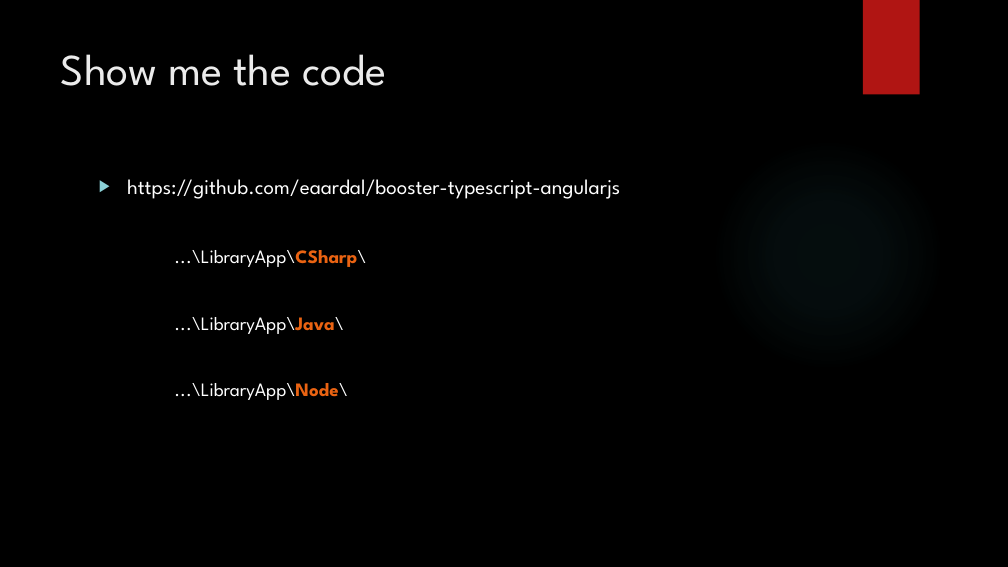
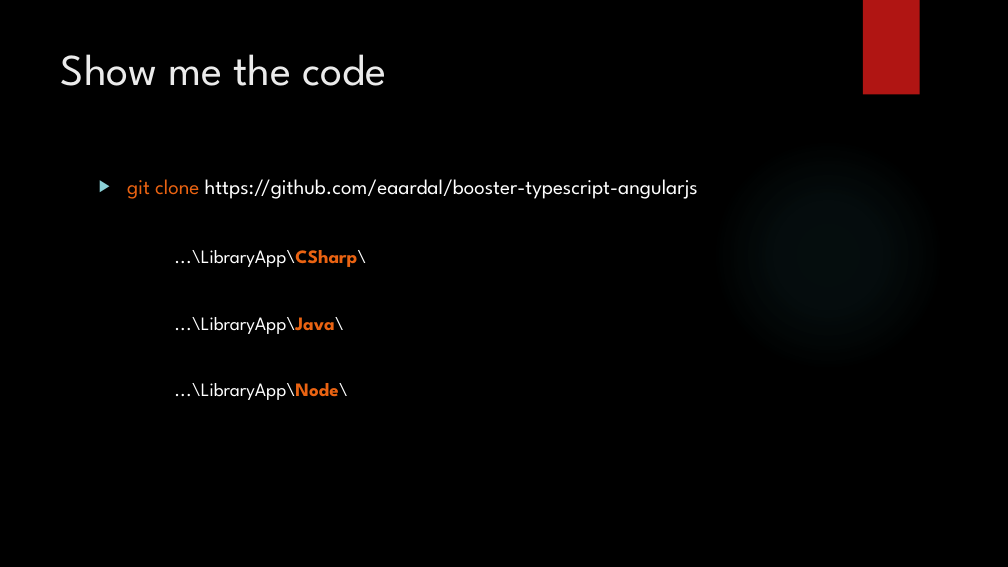
Before and after one commit to bouvet-openlab/typescript-angular-workshop, a slide deck: slide 26 of TypeScript.pptx (slide 32 before the commit). Drawn at 1008x567 pixels with LibreOffice and Linux fonts; fonts in the diff are those of the drawing; background and template pictures are left out. Boxes give left, top, right and bottom in pixels: in the first picture for what was removed or moved away, otherwise in the second. Text is boxed around its words. In the diff, an @@ line names an element or a change of style, - is before the commit and + after.

```diff
--- a/TypeScript.pptx
+++ b/TypeScript.pptx
@@ text at box(127, 179, 698, 199): text changed @@
-▶ https://github.com/eaardal/booster-typescript-angularjs
+▶ git clone https://github.com/eaardal/booster-typescript-angularjs
```
Also in this commit, not shown: 5 other slides changed, 11 slides added, 17 slides removed, 24 other files.
